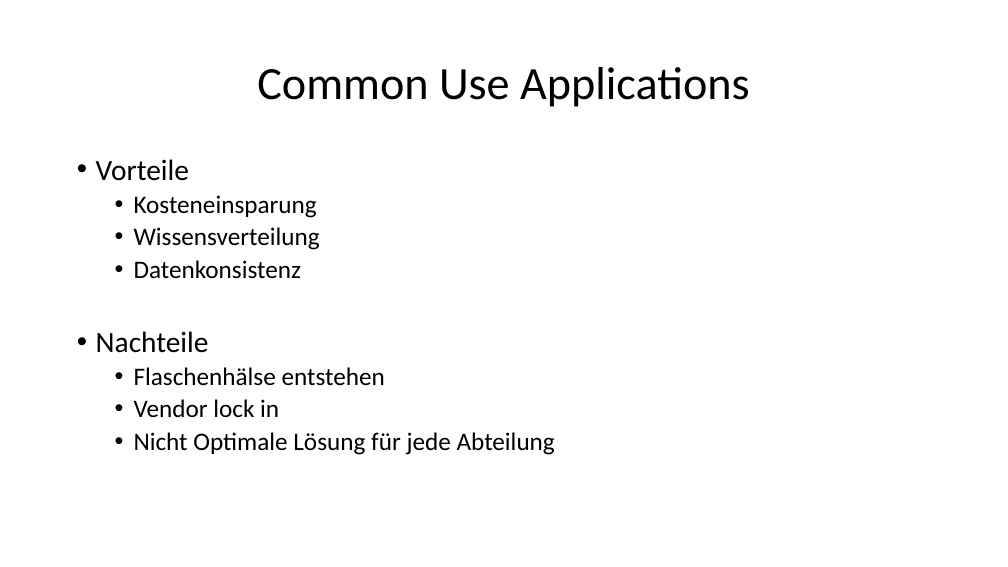
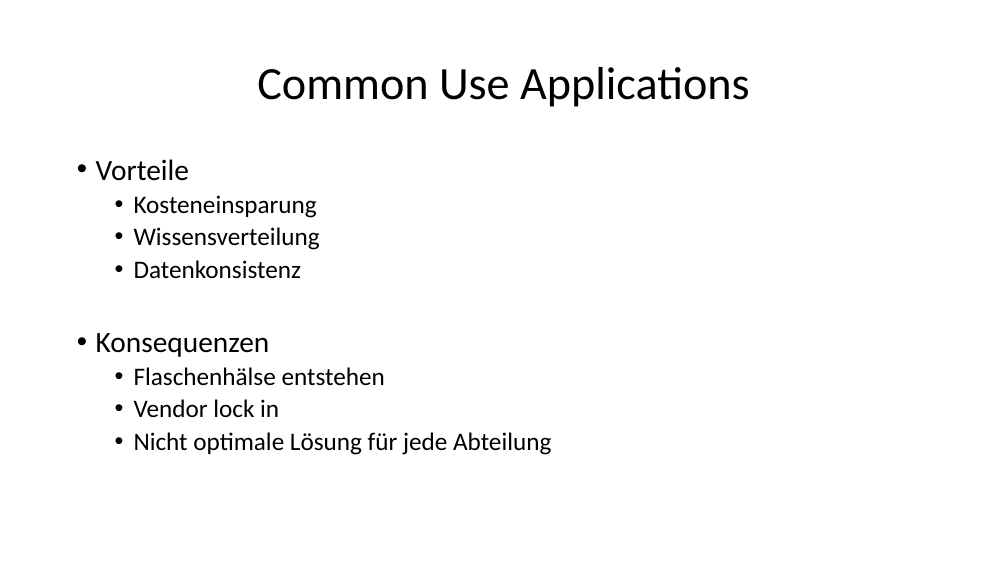
Before and after one commit to ehmkah/cas_swa_sad, a slide deck: slide 4 of Architekturprinzip/Architekturprinzipen.pptx. Drawn at 1008x567 pixels with LibreOffice and Linux fonts; fonts in the diff are those of the drawing. Boxes give left, top, right and bottom in pixels: in the first picture for what was removed or moved away, otherwise in the second. Text is boxed around its words. In the diff, an @@ line names an element or a change of style, - is before the commit and + after.

```diff
--- a/Architekturprinzip/Architekturprinzipen.pptx
+++ b/Architekturprinzip/Architekturprinzipen.pptx
@@ text at bbox=[96, 333, 270, 357]: text changed @@
-• Nachteile
+• Konsequenzen
@@ text at bbox=[134, 432, 551, 455]: text changed @@
-  • Nicht Optimale Lösung für jede Abteilung
+  • Nicht optimale Lösung für jede Abteilung
```
Also in this commit, not shown: 7 other slides changed, 1 slide added, 1 slide removed.
